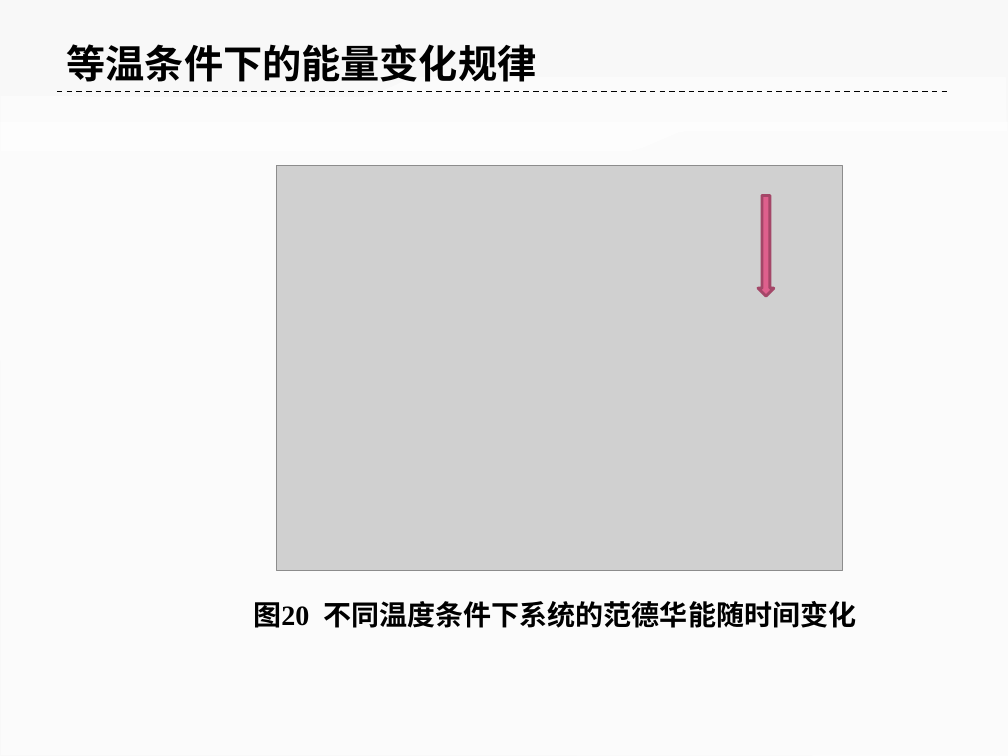
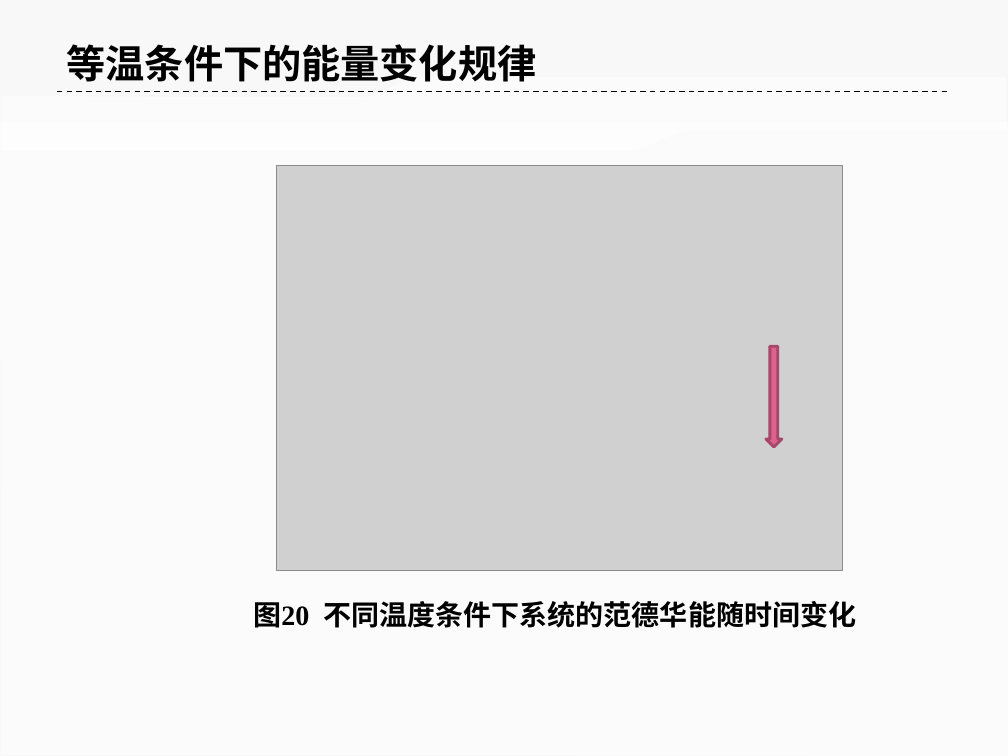
Before and after one commit to ilvcr/GraduationProject, a slide deck: slide 30 of ppt/yoghourtppt.pptx. Drawn at 1008x756 pixels with LibreOffice and Linux fonts; fonts in the diff are those of the drawing; grey boxes stand for pictures. Boxes give left, top, right and bottom in pixels: in the first picture for what was removed or moved away, otherwise in the second. Text is boxed around its words. In the diff, an @@ line names an element or a change of style, - is before the commit and + after.

```diff
--- a/ppt/yoghourtppt.pptx
+++ b/ppt/yoghourtppt.pptx
@@ down arrow: place and size @@
-down arrow at [758, 196, 774, 296]
+down arrow at [766, 347, 782, 448]
```
Also in this commit, not shown: 5 other slides changed.
